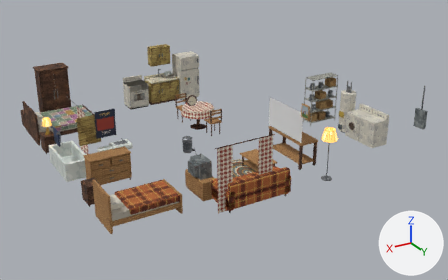
The glTF model THE_VEIL_ASSETS_V2/03_Residential/House_Variants/RES_House_Ranch_Furnishing.glb, before and after one commit.
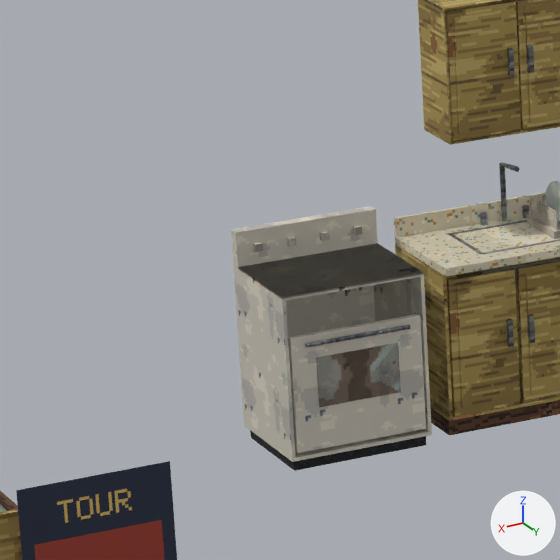
There are two pictures of each version: one whole from a 50 mm camera at (10.29, 9.6, 8.8) aimed at (0.48, -6.73, 0.64), one close up on the part from 21% to 37% of the width and 17% to 43% of the height. The lights are fixed; the arrows at lower right show +X, +Y and +Z. The first two pictures are the older version. Objects named as collision shapes, trigger or cutter boxes, shadow casters or lower levels of detail are left out. Where no turn or scale is listed for an object, it has been applied to the vertices. Vertices at exactly the same position are counted once.

Before the edit, the objects in view are built like this:
```python
ob_res_house_ranch_furnishing_mesh = bpy.data.objects.new('RES_House_Ranch_Furnishing_Mesh', me_res_house_ranch_furnishing_mesh)
ob_res_house_ranch_furnishing_mesh.location = (0.0, 0.0, 0.0)
```
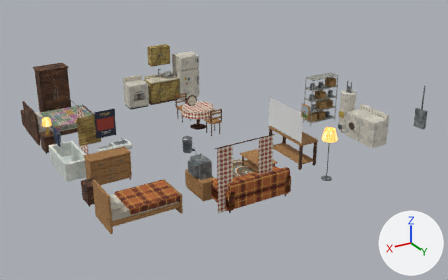
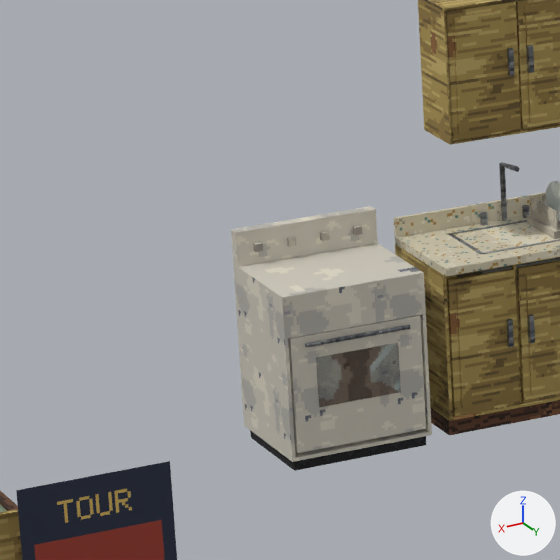
Location of each change, (x1, y1, x2, y2) in pixels of the close-ups (560 x 560 px):
part 1 of me_res_house_ranch_furnishing_mesh, added: after (512, 265, 522, 403)
part 2 of me_res_house_ranch_furnishing_mesh, built on: before (233, 244, 432, 461); after (233, 264, 432, 461)

The change, as a list of edits to the scene's bpy script:
```text
Change me_res_house_ranch_furnishing_mesh:
    used by ob_res_house_ranch_furnishing_mesh; location = (0.0, 0.0, 0.0)
    remove me_res_house_ranch_furnishing_mesh.from_pydata(...)  # 3529 vertices, 5194 faces; spans x -4.95..5.93, y -11.74..-2.47, z 0.02..2.75
    add me_res_house_ranch_furnishing_mesh.from_pydata(...)  # 3717 vertices, 5528 faces; spans x -4.95..5.93, y -11.74..-2.47, z 0.02..2.75
    me_res_house_ranch_furnishing_mesh part 1: a new loose piece, a box spanning x 0.686..0.7, y -11.144..-11.126, z 0.718..1.462, in mat_m_furn_woodpainted (picture img_t_furn_woodpainted_png)
    me_res_house_ranch_furnishing_mesh part 2
    4 vertices are removed from x 1.22..1.98, y -11.06, z 1.5
    80 faces are deleted
    4 vertices in x 4.82, y -5.68..-5.66, z 1.19..1.41 move by (0.02, 0.0, 0.0)
    2 vertices move from x 1.24..1.96, y -11.67, z 1.5 to x 1.24..1.96, y -11.67, z 1.49
    108 vertices are added at x 1.22..5.54, y -11.69..-4.78, z 0.67..1.51
    240 new faces join them, mat_m_furn_wooddark (picture img_t_furn_wooddark_png)
    42 new faces join them, mat_m_town_paintwhite
    other edits to the shape of me_res_house_ranch_furnishing_mesh do not show in these pictures
```
